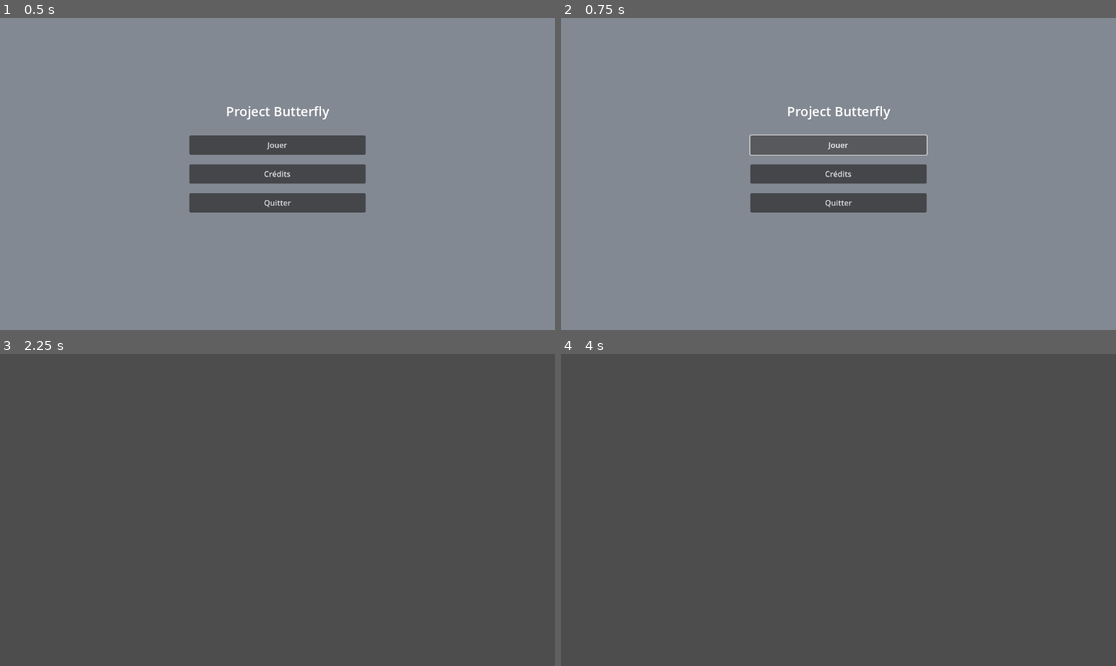
Above: before the commit, frames 1-4 (two rows, left to right).
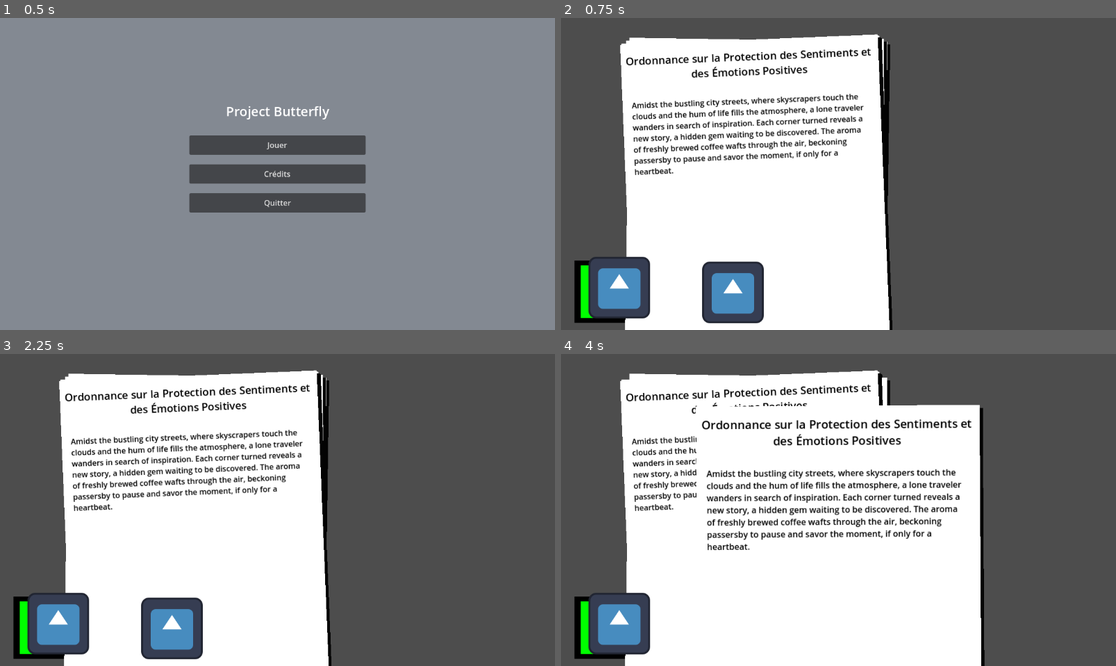
Above: after the commit, the same moments.

Repository: Shiro-zero/projecbutterfly
Game: Godot game, scene res://Menu.tscn
Two runs of this game, one before a commit and one after it. Both use one fixed random seed, a clock stepped at 60 frames per second and the inputs below. The engine's default icon, where the game draws it, is replaced by a stand-in: a white triangle on a blue panel in a dark square.
Inputs (mouse positions are in pixels of both pictures, inside the frame that each line leads up to):
- Up to frame 1 (0.5 s): no input
- Up to frame 2 (0.75 s): click "Jouer" at 0.5 s
- Up to frame 3 (2.25 s): click (277, 481) at 1.25 s, where only the run before the commit has a clickable "Jouer"; click (277, 510) at 2 s, where only the run before the commit has a clickable "Crédits"
- Up to frame 4 (4 s): tap Enter at 2.75 s; move the mouse to (960, 494) at 2.77 s; click (960, 494) at 2.92 s; tap Space at 3.5 s; drag from (727, 525) to (810, 572) at 3.52 s

Frame 1 is identical in both runs. In frame 2, 98% of the frame differs, in the area x 0-100%, y 0-100%; in frame 3, 44%; in frame 4, 59%.

Commit message:
fix merge

Diff:
--- a/assets/feuille papier/feuille_papier.tscn
+++ b/assets/feuille papier/feuille_papier.tscn
@@ -11,7 +11,7 @@
 script = ExtResource("1_v5b2u")
 base_z_index = 0
 
-[node name="ColorRect2" type="ColorRect" parent="."]
+[node name="background" type="ColorRect" parent="."]
 y_sort_enabled = true
 anchors_preset = -1
 anchor_left = -0.0149533
@@ -67,11 +67,5 @@
 position = Vector2(98.5, 125.5)
 shape = SubResource("RectangleShape2D_fj7yv")
 
-[node name="ColorRect" type="ColorRect" parent="."]
-offset_left = -170.0
-offset_top = -237.0
-offset_right = 173.0
-offset_bottom = 236.0
-
 [connection signal="mouse_entered" from="Area2D" to="." method="_on_area_2d_mouse_entered"]
 [connection signal="mouse_exited" from="Area2D" to="." method="_on_area_2d_mouse_exited"]
--- a/assets/stamp/stamp.tscn
+++ b/assets/stamp/stamp.tscn
@@ -6,7 +6,7 @@
 [sub_resource type="RectangleShape2D" id="RectangleShape2D_pkg7o"]
 size = Vector2(127, 124)
 
-[node name="Stamp" type="Node2D"]
+[node name="Stamp" type="Node2D" groups=["stamp"]]
 z_index = 1
 script = ExtResource("1_yolnc")
 
--- a/project.godot
+++ b/project.godot
@@ -26,10 +26,6 @@
 
 [gui]
 
-theme/custom_font="uid://dhdwc7iqg4gj0"
-
-[gui]
-
 theme/custom_font="uid://bvws4xtih6ysl"
 
 [rendering]
--- a/world.tscn
+++ b/world.tscn
@@ -11,19 +11,15 @@
 [node name="DraggableController" type="Node2D" parent="."]
 script = ExtResource("2_tlwt5")
 
-[node name="Stamp" parent="DraggableController" groups=["stamp"] instance=ExtResource("3_aqk2v")]
-position = Vector2(681, 530)
-
-[node name="Stamp2" parent="DraggableController" groups=["stamp"] instance=ExtResource("3_aqk2v")]
-position = Vector2(959, 520)
-is_accepted_stamp = false
-
 [node name="DockStamp" parent="DraggableController" instance=ExtResource("4_aqk2v")]
-position = Vector2(688, 532)
+position = Vector2(126, 569)
 
 [node name="DockStamp2" parent="DraggableController" instance=ExtResource("4_aqk2v")]
-position = Vector2(954, 521)
+position = Vector2(355, 573)
 color = "red"
 
-[node name="Basket" parent="." instance=ExtResource("5_036b0")]
-position = Vector2(625, -166)
+[node name="Stamp" parent="DraggableController" instance=ExtResource("3_aqk2v")]
+position = Vector2(121, 560)
+
+[node name="Stamp2" parent="DraggableController" instance=ExtResource("3_aqk2v")]
+position = Vector2(357, 570)
Not shown: 1 places in assets/stamp/stamp.tscn that only renumber resources
Not shown: 1 places in world.tscn that only renumber resources
